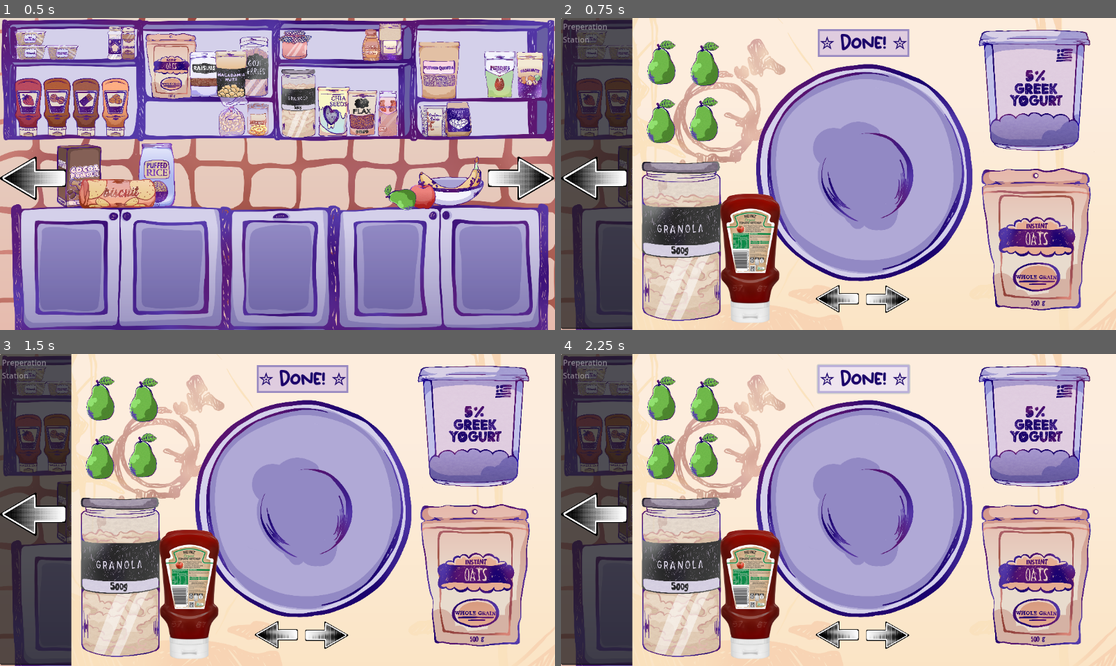
Above: before the commit, frames 1-4 (two rows, left to right).
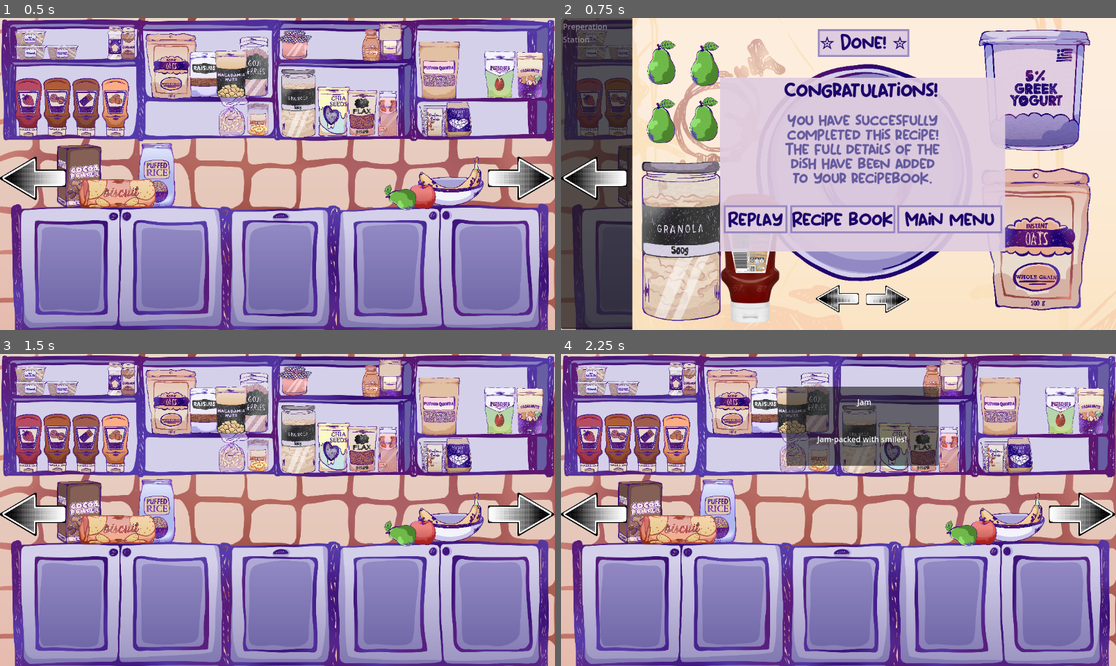
Above: after the commit, the same moments.

Repository: authenticBloodshed/gOATmeal
Game: Godot game, scene res://game.tscn
Two runs of this game, one before a commit and one after it. Both use one fixed random seed, a clock stepped at 60 frames per second and the inputs below. This scene is started directly instead of the project's main scene.
Inputs (mouse positions are in pixels of both pictures, inside the frame that each line leads up to):
- Up to frame 1 (0.5 s): no input
- Up to frame 2 (0.75 s): click (1082, 180) at 0.5 s
- Up to frame 3 (1.5 s): click (194, 556) at 1.25 s, where only the run after the commit has a clickable "Replay"
- Up to frame 4 (2.25 s): click (866, 378) at 2 s, where only the run before the commit has a clickable "✮ Done! ✮"

Frame 1 is identical in both runs. In frame 2, 26% of the frame differs, in the area x 28-81%, y 19-75%; in frame 3, 93%; in frame 4, 94%, in the area x 0-100%, y 0-100%.

Commit message:
Added win and lose screen

Diff:
--- a/PrepStation.gd
+++ b/PrepStation.gd
@@ -50,3 +50,16 @@
 	$DraggableObjects/Saus/CPUParticles2D.show()
 
 	print("hoi")
+
+
+func _on_retry_button_pressed():
+	get_tree().change_scene_to_file("res://game.tscn")
+
+func _on_main_menu_button_pressed():
+	get_tree().change_scene_to_file("res://MainMenu.tscn")
+
+func _on_replay_button_pressed():
+	get_tree().change_scene_to_file("res://game.tscn")
+
+func _on_recipebook_button_pressed():
+	get_tree().change_scene_to_file("res://recipebook.tscn")
--- a/PrepStation.tscn
+++ b/PrepStation.tscn
@@ -187,7 +187,151 @@
 theme_override_styles/pressed = ExtResource("24_hbg40")
 text = "✮ Done! ✮"
 
+[node name="WinScreen" type="ColorRect" parent="."]
+offset_left = 330.0
+offset_top = 124.0
+offset_right = 922.0
+offset_bottom = 485.0
+color = Color(0.87451, 0.8, 0.87451, 0.921569)
+
+[node name="Congratulations" type="RichTextLabel" parent="WinScreen"]
+layout_mode = 0
+offset_left = 133.0
+offset_top = 5.0
+offset_right = 454.0
+offset_bottom = 45.0
+theme_override_colors/default_color = Color(0.101961, 0.00784314, 0.415686, 1)
+theme_override_fonts/normal_font = ExtResource("21_jaaq2")
+theme_override_font_sizes/normal_font_size = 41
+text = "Congratulations!"
+fit_content = true
+
+[node name="CongratulationText" type="RichTextLabel" parent="WinScreen"]
+layout_mode = 0
+offset_left = 122.0
+offset_top = 73.0
+offset_right = 471.0
+offset_bottom = 306.0
+theme_override_colors/default_color = Color(0.396078, 0.356863, 0.619608, 1)
+theme_override_fonts/normal_font = ExtResource("21_jaaq2")
+theme_override_font_sizes/normal_font_size = 31
+bbcode_enabled = true
+text = "[center]You have succesfully completed this recipe! The full details of the dish have been added to your recipebook."
+fit_content = true
+
+[node name="ReplayButton" type="Button" parent="WinScreen"]
+offset_left = 8.0
+offset_top = 265.0
+offset_right = 140.0
+offset_bottom = 323.0
+theme_override_colors/font_color = Color(0.101961, 0.00784314, 0.415686, 1)
+theme_override_colors/font_pressed_color = Color(0.101961, 0.00784314, 0.415686, 1)
+theme_override_colors/font_hover_color = Color(0.101961, 0.00784314, 0.415686, 1)
+theme_override_fonts/font = ExtResource("21_jaaq2")
+theme_override_font_sizes/font_size = 37
+theme_override_styles/normal = ExtResource("22_t3olf")
+theme_override_styles/hover = ExtResource("23_x58nf")
+theme_override_styles/pressed = ExtResource("24_hbg40")
+text = "Replay"
+
+[node name="RecipebookButton" type="Button" parent="WinScreen"]
+offset_left = 146.0
+offset_top = 265.0
+offset_right = 364.0
+offset_bottom = 323.0
+theme_override_colors/font_color = Color(0.101961, 0.00784314, 0.415686, 1)
+theme_override_colors/font_pressed_color = Color(0.101961, 0.00784314, 0.415686, 1)
+theme_override_colors/font_hover_color = Color(0.101961, 0.00784314, 0.415686, 1)
+theme_override_fonts/font = ExtResource("21_jaaq2")
+theme_override_font_sizes/font_size = 37
+theme_override_styles/normal = ExtResource("22_t3olf")
+theme_override_styles/hover = ExtResource("23_x58nf")
+theme_override_styles/pressed = ExtResource("24_hbg40")
+text = "Recipe book"
+
+[node name="MainMenuButton" type="Button" parent="WinScreen"]
+offset_left = 368.0
+offset_top = 265.0
+offset_right = 586.0
+offset_bottom = 323.0
+theme_override_colors/font_color = Color(0.101961, 0.00784314, 0.415686, 1)
+theme_override_colors/font_pressed_color = Color(0.101961, 0.00784314, 0.415686, 1)
+theme_override_colors/font_hover_color = Color(0.101961, 0.00784314, 0.415686, 1)
+theme_override_fonts/font = ExtResource("21_jaaq2")
+theme_override_font_sizes/font_size = 37
+theme_override_styles/normal = ExtResource("22_t3olf")
+theme_override_styles/hover = ExtResource("23_x58nf")
+theme_override_styles/pressed = ExtResource("24_hbg40")
+text = "Main menu"
+
+[node name="LoseScreen" type="ColorRect" parent="."]
+visible = false
+offset_left = 330.0
+offset_top = 124.0
+offset_right = 922.0
+offset_bottom = 485.0
+color = Color(0.87451, 0.8, 0.87451, 0.921569)
+
+[node name="Lose" type="RichTextLabel" parent="LoseScreen"]
+layout_mode = 0
+offset_top = 5.0
+offset_right = 593.0
+offset_bottom = 85.0
+theme_override_colors/default_color = Color(0.101961, 0.00784314, 0.415686, 1)
+theme_override_fonts/normal_font = ExtResource("21_jaaq2")
+theme_override_font_sizes/normal_font_size = 41
+text = "That doesn't seem quite right..."
+fit_content = true
+
+[node name="LoseText" type="RichTextLabel" parent="LoseScreen"]
+layout_mode = 0
+offset_left = 122.0
+offset_top = 73.0
+offset_right = 471.0
+offset_bottom = 306.0
+theme_override_colors/default_color = Color(0.396078, 0.356863, 0.619608, 1)
+theme_override_fonts/normal_font = ExtResource("21_jaaq2")
+theme_override_font_sizes/normal_font_size = 31
+bbcode_enabled = true
+text = "[center]Something about the dish doesn't seem quite right yet... Luckily, you can always try again!"
+fit_content = true
+
+[node name="RetryButton" type="Button" parent="LoseScreen"]
+offset_left = 126.0
+offset_top = 265.0
+offset_right = 258.0
+offset_bottom = 323.0
+theme_override_colors/font_color = Color(0.101961, 0.00784314, 0.415686, 1)
+theme_override_colors/font_pressed_color = Color(0.101961, 0.00784314, 0.415686, 1)
+theme_override_colors/font_hover_color = Color(0.101961, 0.00784314, 0.415686, 1)
+theme_override_fonts/font = ExtResource("21_jaaq2")
+theme_override_font_sizes/font_size = 37
+theme_override_styles/normal = ExtResource("22_t3olf")
+theme_override_styles/hover = ExtResource("23_x58nf")
+theme_override_styles/pressed = ExtResource("24_hbg40")
+text = "Retry"
+
+[node name="MainMenuButton" type="Button" parent="LoseScreen"]
+offset_left = 265.0
+offset_top = 265.0
+offset_right = 483.0
+offset_bottom = 323.0
+theme_override_colors/font_color = Color(0.101961, 0.00784314, 0.415686, 1)
+theme_override_colors/font_pressed_color = Color(0.101961, 0.00784314, 0.415686, 1)
+theme_override_colors/font_hover_color = Color(0.101961, 0.00784314, 0.415686, 1)
+theme_override_fonts/font = ExtResource("21_jaaq2")
+theme_override_font_sizes/font_size = 37
+theme_override_styles/normal = ExtResource("22_t3olf")
+theme_override_styles/hover = ExtResource("23_x58nf")
+theme_override_styles/pressed = ExtResource("24_hbg40")
+text = "Main menu"
+
 [connection signal="area_entered" from="PrepStation/FinalAssets/Area2D" to="PrepStation" method="_on_area_2d_area_entered"]
 [connection signal="body_entered" from="PrepStation/FinalAssets/Area2D" to="PrepStation" method="_on_area_2d_body_entered"]
 [connection signal="pressed" from="PrepStation/NextBowlButton" to="PrepStation" method="_on_next_bowl_button_pressed"]
 [connection signal="pressed" from="PrepStation/PreviousBowlButton" to="PrepStation" method="_on_previous_bowl_button_pressed"]
+[connection signal="pressed" from="WinScreen/ReplayButton" to="PrepStation" method="_on_replay_button_pressed"]
+[connection signal="pressed" from="WinScreen/RecipebookButton" to="PrepStation" method="_on_recipebook_button_pressed"]
+[connection signal="pressed" from="WinScreen/MainMenuButton" to="PrepStation" method="_on_main_menu_button_pressed"]
+[connection signal="pressed" from="LoseScreen/RetryButton" to="PrepStation" method="_on_retry_button_pressed"]
+[connection signal="pressed" from="LoseScreen/MainMenuButton" to="PrepStation" method="_on_main_menu_button_pressed"]
